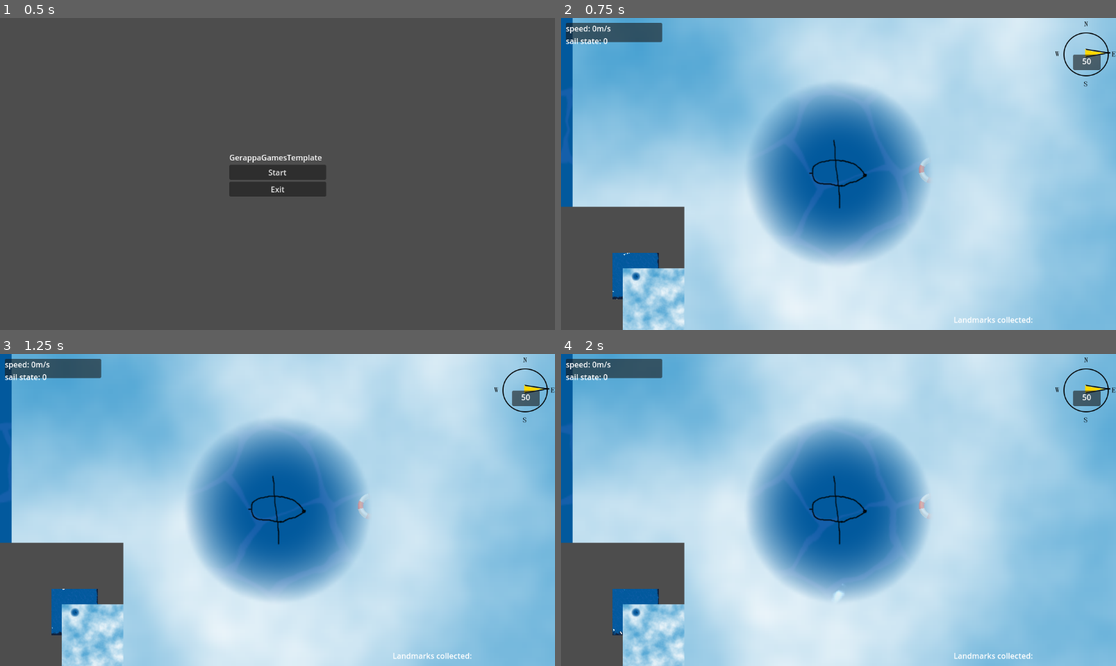
Above: before the commit, frames 1-4 (two rows, left to right).
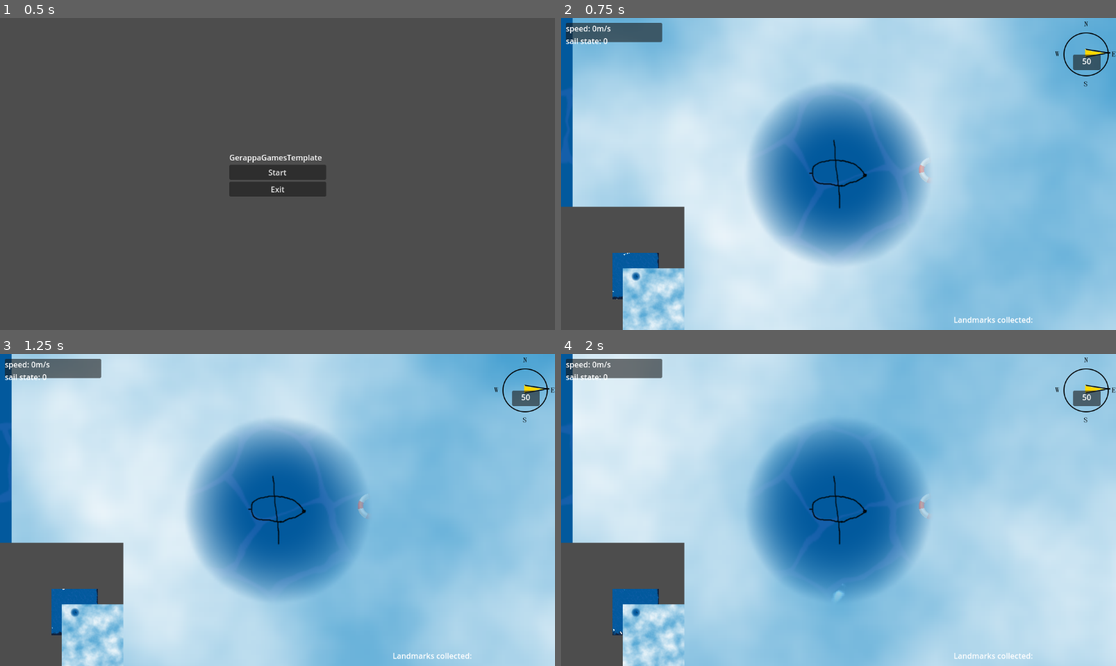
Above: after the commit, the same moments.

Repository: danigeri/AnchorAndAlmanac
Game: Godot game, scene res://Intro/intro.tscn
Two runs of this game, one before a commit and one after it. Both use one fixed random seed, a clock stepped at 60 frames per second and the inputs below. Video files are missing from this copy of the repository; at most half a second of black plays in their place.
Inputs:
- Up to frame 1 (0.5 s): no input
- Up to frame 2 (0.75 s): click "Start" at 0.5 s
- Up to frame 3 (1.25 s): no input
- Up to frame 4 (2 s): tap Enter (ui_accept) at 1.25, 1.52 s; hold Right (ui_right) from 1.28 s (still down)

Frame 1 is identical in both runs. In frame 2, 47% of the frame differs, in the area x 2-100%, y 0-100%; in frame 3, 58%; in frame 4, 62%.

Commit message:
checkpoints system base added with checkpoint collection anim

Diff:
--- a/Checkpoint/Checkpoint.tscn
+++ b/Checkpoint/Checkpoint.tscn
@@ -1,10 +1,100 @@
-[gd_scene load_steps=4 format=3 uid="uid://cii0yvyu1gclv"]
+[gd_scene load_steps=8 format=3 uid="uid://cii0yvyu1gclv"]
 
 [ext_resource type="Texture2D" uid="uid://bj550qfk1ber3" path="res://Checkpoint/templadmark.png" id="1_6vcqm"]
 [ext_resource type="Script" uid="uid://1o32vm52n7bg" path="res://Checkpoint/checkpoint.gd" id="1_qj0kh"]
+[ext_resource type="AudioStream" uid="uid://c4baycdax43p" path="res://Checkpoint/zapsplat_sound_design_checkpoint.mp3" id="3_n71ix"]
 
 [sub_resource type="CircleShape2D" id="CircleShape2D_qj0kh"]
 radius = 4.8720927
+
+[sub_resource type="Animation" id="Animation_5v6hc"]
+resource_name = "pickup"
+tracks/0/type = "value"
+tracks/0/imported = false
+tracks/0/enabled = true
+tracks/0/path = NodePath("Area2D/Landmark:scale")
+tracks/0/interp = 1
+tracks/0/loop_wrap = true
+tracks/0/keys = {
+"times": PackedFloat32Array(0, 0.2, 0.5),
+"transitions": PackedFloat32Array(1, 0.2176377, 1),
+"update": 0,
+"values": [Vector2(0.18648648, 0.18648648), Vector2(0.36877218, 0.36877218), Vector2(0.010000005, 0.010000005)]
+}
+tracks/1/type = "audio"
+tracks/1/imported = false
+tracks/1/enabled = true
+tracks/1/path = NodePath("AudioStreamPlayer2D")
+tracks/1/interp = 1
+tracks/1/loop_wrap = true
+tracks/1/keys = {
+"clips": [{
+"end_offset": 0.0,
+"start_offset": 0.0,
+"stream": ExtResource("3_n71ix")
+}],
+"times": PackedFloat32Array(0)
+}
+tracks/1/use_blend = true
+tracks/2/type = "value"
+tracks/2/imported = false
+tracks/2/enabled = true
+tracks/2/path = NodePath("Area2D/Landmark:rotation")
+tracks/2/interp = 1
+tracks/2/loop_wrap = true
+tracks/2/keys = {
+"times": PackedFloat32Array(0.1, 0.2),
+"transitions": PackedFloat32Array(1, 1),
+"update": 0,
+"values": [0.0, -2.4584632]
+}
+tracks/3/type = "method"
+tracks/3/imported = false
+tracks/3/enabled = true
+tracks/3/path = NodePath(".")
+tracks/3/interp = 1
+tracks/3/loop_wrap = true
+tracks/3/keys = {
+"times": PackedFloat32Array(0.5),
+"transitions": PackedFloat32Array(1),
+"values": [{
+"args": [],
+"method": &"remove_checkpont"
+}]
+}
+
+[sub_resource type="Animation" id="Animation_6drmt"]
+length = 0.001
+tracks/0/type = "value"
+tracks/0/imported = false
+tracks/0/enabled = true
+tracks/0/path = NodePath("Area2D/Landmark:scale")
+tracks/0/interp = 1
+tracks/0/loop_wrap = true
+tracks/0/keys = {
+"times": PackedFloat32Array(0),
+"transitions": PackedFloat32Array(1),
+"update": 0,
+"values": [Vector2(0.18648648, 0.18648648)]
+}
+tracks/1/type = "value"
+tracks/1/imported = false
+tracks/1/enabled = true
+tracks/1/path = NodePath("Area2D/Landmark:rotation")
+tracks/1/interp = 1
+tracks/1/loop_wrap = true
+tracks/1/keys = {
+"times": PackedFloat32Array(0),
+"transitions": PackedFloat32Array(1),
+"update": 0,
+"values": [0.0]
+}
+
+[sub_resource type="AnimationLibrary" id="AnimationLibrary_f5af3"]
+_data = {
+&"RESET": SubResource("Animation_6drmt"),
+&"pickup": SubResource("Animation_5v6hc")
+}
 
 [node name="Checkpoint" type="Node2D"]
 script = ExtResource("1_qj0kh")
@@ -20,4 +110,12 @@
 scale = Vector2(0.18648648, 0.18648648)
 texture = ExtResource("1_6vcqm")
 
+[node name="AnimationPlayer" type="AnimationPlayer" parent="."]
+libraries = {
+&"": SubResource("AnimationLibrary_f5af3")
+}
+
+[node name="AudioStreamPlayer2D" type="AudioStreamPlayer2D" parent="."]
+volume_db = 1.0
+
 [connection signal="body_entered" from="Area2D" to="." method="_on_area_2d_body_entered"]
--- a/Checkpoint/checkpoint.gd
+++ b/Checkpoint/checkpoint.gd
@@ -3,6 +3,7 @@
 @export var landmark_texture: Texture2D
 @export var landmark_type: Globals.LandmarkType
 @onready var landmark: Sprite2D = $Area2D/Landmark
+@onready var animation_player: AnimationPlayer = $AnimationPlayer
 
 
 func _ready() -> void:
@@ -13,3 +14,8 @@
 	if body.is_in_group("player"):
 		print("boat entered checkpoint area")
 		Globals.mark_collected(landmark_type)
+		animation_player.play("pickup")
+
+
+func remove_checkpont() -> void:
+	queue_free()
--- /dev/null
+++ b/Checkpoint/checkpoint_system.gd
@@ -0,0 +1,20 @@
+extends Node
+
+
+# Called when the node enters the scene tree for the first time.
+func _ready() -> void:
+	print("connect to signal")
+	Globals.checkpoint_collected.connect(_on_checkpoint_collected)
+
+
+func _on_checkpoint_collected(_type: int) -> void:
+	print("call check")
+	is_checkpoints_collected()
+
+func is_checkpoints_collected() -> bool:
+	if (Globals.all_checkpoints_collected() == true):
+		print("all checkpoints collected")
+		return true
+	else:
+		print("1 or more checkpoints are not collected yet")
+		return false
--- a/FogOfWar/FogOfWar.gdshader
+++ b/FogOfWar/FogOfWar.gdshader
@@ -4,7 +4,7 @@
 
 void fragment() {
 	vec4 text = texture(TEXTURE, UV);
-	vec4 noise_updated = texture(noise, UV + scroll * TIME / vec2(5));
+	vec4 noise_updated = texture(noise, UV + scroll * TIME);
 
 	text.a -= text.r;
 	text.rgb = noise_updated.rgb;
--- a/FogOfWar/FogOfWar.tscn
+++ b/FogOfWar/FogOfWar.tscn
@@ -43,4 +43,5 @@
 [node name="Vision" type="Sprite2D" parent="."]
 unique_name_in_owner = true
 material = SubResource("CanvasItemMaterial_30hum")
+scale = Vector2(2, 2)
 texture = SubResource("GradientTexture2D_30hum")
--- a/FogOfWar/fog_of_war.gd
+++ b/FogOfWar/fog_of_war.gd
@@ -6,7 +6,7 @@
 var fog_image: Image
 var vision_image: Image
 var world_position: Vector2
-
+var vision_size: int = 5
 @onready var fog: Sprite2D = $Fog
 @onready var fog_texture := ImageTexture.new()
 @onready var vision: Sprite2D = %Vision
@@ -33,7 +33,7 @@
 	fog.texture = fog_texture
 	vision_image = vision.texture.get_image()
 	vision_image.convert(Image.Format.FORMAT_RGBAH)
-	var vision_scale = Vector2(vision_image.get_size()) * 5
+	var vision_scale = Vector2(vision_image.get_size()) * vision_size
 	vision_image.resize(vision_scale.x, vision_scale.y)
 
 
--- a/UI/ui.gd
+++ b/UI/ui.gd
@@ -6,7 +6,6 @@
 @onready var debug_label: Label = $UserInterface/DebugPanel/MarginContainer/VBoxContainer/DebugLabel
 
 
-# Called when the node enters the scene tree for the first time.
 func _ready() -> void:
 	Globals.checkpoint_collected.connect(_on_checkpoint_collected)
 
@@ -16,7 +15,7 @@
 	var collected_names = ""
 	for landmark_enum in Globals.collected_landmarks.keys():
 		if Globals.collected_landmarks[landmark_enum]:
-			collected_names += (Globals.LandmarkType.keys()[landmark_enum]) + ", "
+			collected_names += str(landmark_enum) + ", "
 	checkpoint_counter.text = (
 		"Landmarks collected: " + collected_names.substr(0, collected_names.length() - 2)
 	)
--- a/game_loop.tscn
+++ b/game_loop.tscn
@@ -30,14 +30,36 @@
 
 [node name="UI" parent="." instance=ExtResource("5_vfyqg")]
 
-[node name="Checkpoint" parent="." instance=ExtResource("9_vfyqg")]
+[node name="Node2D" type="Node2D" parent="."]
+
+[node name="Checkpoint" parent="Node2D" instance=ExtResource("9_vfyqg")]
 position = Vector2(746, 329)
 landmark_texture = ExtResource("10_v6ba6")
 
-[node name="Checkpoint2" parent="." instance=ExtResource("9_vfyqg")]
+[node name="Checkpoint2" parent="Node2D" instance=ExtResource("9_vfyqg")]
 position = Vector2(893, 329)
 landmark_texture = ExtResource("11_pyewy")
 landmark_type = 1
+
+[node name="Checkpoint3" parent="Node2D" instance=ExtResource("9_vfyqg")]
+position = Vector2(1015, 329)
+landmark_texture = ExtResource("10_v6ba6")
+landmark_type = 2
+
+[node name="Checkpoint4" parent="Node2D" instance=ExtResource("9_vfyqg")]
+position = Vector2(1160, 329)
+landmark_texture = ExtResource("11_pyewy")
+landmark_type = 3
+
+[node name="Checkpoint5" parent="Node2D" instance=ExtResource("9_vfyqg")]
+position = Vector2(1300, 329)
+landmark_texture = ExtResource("10_v6ba6")
+landmark_type = 4
+
+[node name="Checkpoint6" parent="Node2D" instance=ExtResource("9_vfyqg")]
+position = Vector2(1451, 329)
+landmark_texture = ExtResource("11_pyewy")
+landmark_type = 5
 
 [node name="FogOfWar" parent="." node_paths=PackedStringArray("temp_boat") instance=ExtResource("2_4dmyq")]
 temp_boat = NodePath("../Ship")
--- a/globals.gd
+++ b/globals.gd
@@ -20,3 +20,9 @@
 		print(collected_landmarks)
 		## later can be used for UI updates and checkpoint related tasks like ship journey dialog
 		emit_signal("checkpoint_collected", type)
+
+func all_checkpoints_collected() -> bool:
+	for value in LandmarkType.values():
+		if not collected_landmarks[value]:
+			return false
+	return true
--- a/project.godot
+++ b/project.godot
@@ -18,6 +18,7 @@
 [autoload]
 
 Globals="*res://globals.gd"
+CheckpointSystem="*res://Checkpoint/checkpoint_system.gd"
 
 [rendering]
 
Not shown, added: Checkpoint/checkpoint_system.gd.uid
Not shown, added: Checkpoint/zapsplat_sound_design_checkpoint.mp3.import
Not shown, added: Checkpoint/zapsplat_sound_design_checkpoint.mp3
